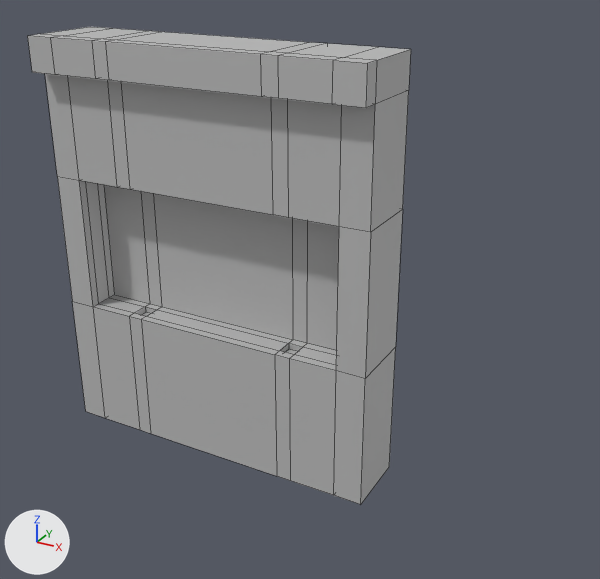
One commit to the FBX model Assets/Modular_Level/Wall_Light.fbx: the scene before it, then after it.
Rendered twice from a camera (50 mm lens) standing at (0.1379, -0.0563, 0.0737) and looking at (0.0879, 0.0345, 0.0282). Lighting does not change. The marker at lower left points along +X, +Y and +Z. Mesh edges are drawn as thin lines. Where no turn or scale is listed for an object, it has been applied to the vertices. Vertices at the same position are counted once.
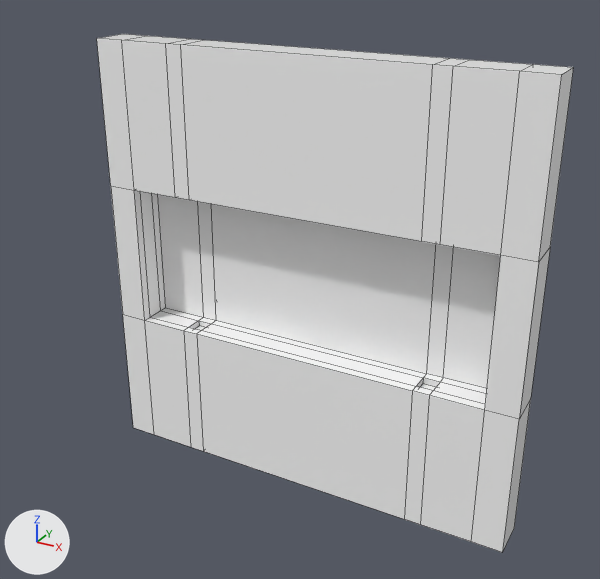
Changed parts and their boxes (x1, y1, x2, y2) in the pictures (600 x 579 px):
'pCube4', reshaped, moved (24% wider, 9% taller)
    before: (28, 27, 411, 504)
    after: (97, 34, 574, 552)
part 1 of me_mesh, cut back
    before: (28, 27, 411, 232)
    after: (97, 34, 574, 262)
part 2 of me_mesh, recoloured
    before: (57, 100, 403, 504)
    after: (111, 60, 550, 552)

What changed in the scene script:
```text
Add mat_aistandardsurface1:
    mat_aistandardsurface1 = principled_material('aiStandardSurface1')
    mat_aistandardsurface1.base_color = (1.0, 1.0, 1.0)  # white #ffffff
    mat_aistandardsurface1.roughness = 0.1
Change me_mesh:
    used by ob_pcube4; location = (0.05, 0.0311, 0.0)
    remove me_mesh.from_pydata(...)  # 140 vertices, 138 faces; spans x 0.0..0.05, y -0.0034..0.0089, z 0.0..0.06
    add me_mesh.from_pydata(...)  # 108 vertices, 106 faces; spans x 0.0..0.06, y -0.0011..0.0043, z 0.0..0.06
    me_mesh part 1
    42 vertices are removed from x 0.0..0.05, y -0.0034..0.0089, z 0.04..0.06
    56 faces are deleted
    34 vertices in x 0.0365..0.05, y -0.0011..0.004, z 0.0..0.04 move by (0.01, 0.0, 0.0)
    12 vertices in x 0.0..0.0135, y 0.0089, z 0.0..0.04 move by (0.0, -0.0046, 0.0)
    10 vertices in x 0.0365..0.05, y 0.0089, z 0.0..0.04 move by (0.01, -0.0046, 0.0)
    4 vertices move from x 0.0388..0.0458, y -0.0034..-0.0011, z 0.0552 to x 0.0488..0.0558, y -0.0011..0.0043, z 0.06
    10 new vertices lie (0.0, 0.0, 0.02) away from vertices in x 0.0..0.05, y -0.0011..0.0089, z 0.02..0.04
    24 new faces join them
    me_mesh part 2: 82 faces spanning x 0.0..0.06, y -0.0011..0.0043, z 0.0..0.06 switch from mat_lambert1 (grey #bcbcbc) to mat_aistandardsurface1 (white #ffffff)
Change ob_pcube4:
    ob_pcube4.location: (0.05, 0.0311, 0.0) -> (0.06, 0.0311, 0.0)
```
